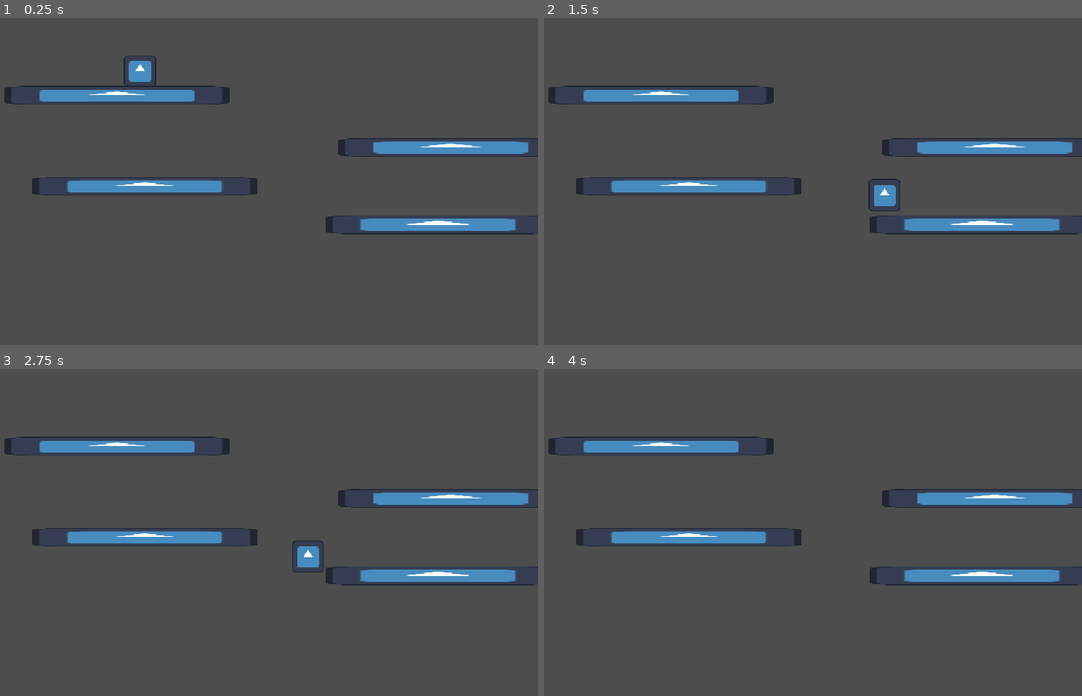
Above: before the commit, frames 1-4 (two rows, left to right).
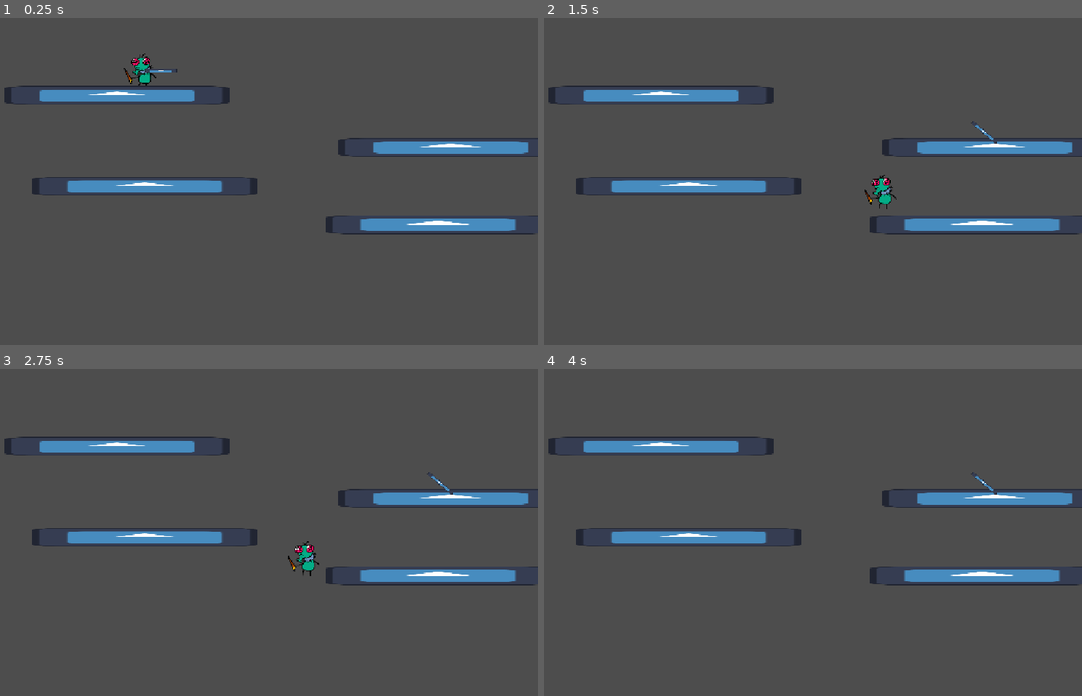
Above: after the commit, the same moments.

Repository: EthanGrane/Jamopithecus
Game: Godot game, scene res://GAME/Player/TEST.tscn
Two runs of this game, one before a commit and one after it. Both use one fixed random seed, a clock stepped at 60 frames per second and the inputs below. The engine's default icon, where the game draws it, is replaced by a stand-in: a white triangle on a blue panel in a dark square.
Inputs:
- Up to frame 1 (0.25 s): no input
- Up to frame 2 (1.5 s): hold D (Right) from 0.53 s (still down); tap Space (Lanzar, bound only after the commit) at 0.6, 1.35 s; tap W (Salto) at 0.77 s
- Up to frame 3 (2.75 s): tap W (Salto) at 1.52 s; release D (Right) at 2.03 s; hold A (Left) from 2.03 s (still down); tap Space (Lanzar, bound only after the commit) at 2.1 s
- Up to frame 4 (4 s): release A (Left) at 2.78 s; hold D (Right) from 2.78 s (still down); tap Space (Lanzar, bound only after the commit) at 2.85, 3.6 s; tap W (Salto) at 3.02, 3.77 s

The runs differ from the first frame. In frame 1, 0.4% of the frame differs, in the area x 22-33%, y 10-21%; in frame 2, 0.5%, in the area x 59-85%, y 31-60%; in frame 3, 0.4%; in frame 4, less than 0.1%.

Commit message:
Player Attack

Diff:
--- a/GAME/Player/Player.tscn
+++ b/GAME/Player/Player.tscn
@@ -1,7 +1,9 @@
 [gd_scene format=3 uid="uid://k005808lh4vg"]
 
-[ext_resource type="Texture2D" uid="uid://rria5cuqhsaq" path="res://icon.svg" id="1_0o37q"]
 [ext_resource type="Script" uid="uid://clp3qxlac6cg6" path="res://GAME/Player/Player_movement.gd" id="1_28m6o"]
+[ext_resource type="Texture2D" uid="uid://cbkux2c0mgdas" path="res://GAME/Player/PayerSprite.png" id="2_1vd7g"]
+[ext_resource type="Script" uid="uid://brt4tbjrd43wy" path="res://GAME/Player/PlayerAttack/player_throw_attack.gd" id="3_throw"]
+[ext_resource type="PackedScene" uid="uid://dkp3ldn8c3h6x" path="res://GAME/Player/PlayerAttack/spear.tscn" id="4_spear"]
 
 [sub_resource type="CircleShape2D" id="CircleShape2D_5sv2w"]
 radius = 32.140316
@@ -28,8 +30,8 @@
 
 [node name="Sprite2D" type="Sprite2D" parent="." unique_id=1369329033]
 position = Vector2(-1.0000038, 3.8146973e-06)
-scale = Vector2(0.4921875, 0.4921875)
-texture = ExtResource("1_0o37q")
+scale = Vector2(0.25, 0.25)
+texture = ExtResource("2_1vd7g")
 
 [node name="CollisionShape2D" type="CollisionShape2D" parent="." unique_id=1690552972]
 shape = SubResource("CircleShape2D_5sv2w")
@@ -40,4 +42,9 @@
 [node name="CollisionShape2D" type="CollisionShape2D" parent="Area2D" unique_id=1076696802]
 shape = SubResource("CircleShape2D_spnxy")
 
+[node name="PlayerThrowAttack" type="Node2D" parent="." unique_id=632036318]
+position = Vector2(40, 0)
+script = ExtResource("3_throw")
+spear_scene = ExtResource("4_spear")
+
 [connection signal="area_entered" from="Area2D" to="." method="_on_area_2d_area_entered"]
--- /dev/null
+++ b/GAME/Player/PlayerAttack/player_attack_scene.tscn
@@ -0,0 +1,92 @@
+[gd_scene format=3 uid="uid://c5xpn8xpfnf04"]
+
+[ext_resource type="PackedScene" uid="uid://k005808lh4vg" path="res://GAME/Player/Player.tscn" id="1_f601p"]
+[ext_resource type="PackedScene" uid="uid://duwptbg5jvvch" path="res://GAME/HealthSystem/health_component.tscn" id="2_g8y50"]
+[ext_resource type="Texture2D" uid="uid://rria5cuqhsaq" path="res://icon.svg" id="2_ukath"]
+
+[sub_resource type="Gradient" id="Gradient_wx5cp"]
+offsets = PackedFloat32Array(0.39628482)
+colors = PackedColorArray(1, 1, 1, 1)
+
+[sub_resource type="GradientTexture2D" id="GradientTexture2D_03g7r"]
+gradient = SubResource("Gradient_wx5cp")
+
+[sub_resource type="RectangleShape2D" id="RectangleShape2D_iiklh"]
+
+[sub_resource type="CapsuleShape2D" id="CapsuleShape2D_iiklh"]
+radius = 21.0
+height = 70.0
+
+[node name="PlayerAttackScene" type="Node2D" unique_id=319089502]
+
+[node name="_Env" type="Node2D" parent="." unique_id=2105779809]
+
+[node name="StaticBody2D" type="StaticBody2D" parent="_Env" unique_id=842196241]
+position = Vector2(681, 597)
+scale = Vector2(1504.7404, 12.876906)
+
+[node name="Sprite2D" type="Sprite2D" parent="_Env/StaticBody2D" unique_id=405906158]
+position = Vector2(-9.536743e-07, -9.536743e-07)
+scale = Vector2(0.31249997, 0.31249997)
+texture = SubResource("GradientTexture2D_03g7r")
+
+[node name="CollisionShape2D" type="CollisionShape2D" parent="_Env/StaticBody2D" unique_id=1971886650]
+shape = SubResource("RectangleShape2D_iiklh")
+
+[node name="StaticBody2D2" type="StaticBody2D" parent="_Env" unique_id=1853217093]
+position = Vector2(445, 349)
+scale = Vector2(5, 2)
+
+[node name="Sprite2D" type="Sprite2D" parent="_Env/StaticBody2D2" unique_id=937926905]
+position = Vector2(-9.536743e-07, -9.536743e-07)
+scale = Vector2(0.31249997, 0.31249997)
+texture = SubResource("GradientTexture2D_03g7r")
+
+[node name="CollisionShape2D" type="CollisionShape2D" parent="_Env/StaticBody2D2" unique_id=1308559408]
+shape = SubResource("RectangleShape2D_iiklh")
+
+[node name="StaticBody2D3" type="StaticBody2D" parent="_Env" unique_id=344096002]
+position = Vector2(1030, 349)
+scale = Vector2(5, 2)
+
+[node name="Sprite2D" type="Sprite2D" parent="_Env/StaticBody2D3" unique_id=1787267386]
+position = Vector2(-9.536743e-07, -9.536743e-07)
+scale = Vector2(0.31249997, 0.31249997)
+texture = SubResource("GradientTexture2D_03g7r")
+
+[node name="CollisionShape2D" type="CollisionShape2D" parent="_Env/StaticBody2D3" unique_id=1684194730]
+shape = SubResource("RectangleShape2D_iiklh")
+
+[node name="Player" parent="." unique_id=64322916 instance=ExtResource("1_f601p")]
+position = Vector2(76, 343)
+jump_height = 4.665
+jump_time_to_peak = 0.83
+jump_time_to_descent = 0.575
+
+[node name="Enemy" type="CharacterBody2D" parent="." unique_id=1463729196]
+position = Vector2(627, 429)
+
+[node name="Sprite2D" type="Sprite2D" parent="Enemy" unique_id=1105109136]
+position = Vector2(0, 2)
+scale = Vector2(0.32, 0.5599951)
+texture = ExtResource("2_ukath")
+
+[node name="HealthComponent" parent="Enemy" unique_id=654470910 instance=ExtResource("2_g8y50")]
+max_health = 1
+
+[node name="CollisionShape2D" type="CollisionShape2D" parent="Enemy" unique_id=599370331]
+shape = SubResource("CapsuleShape2D_iiklh")
+
+[node name="_SpearDropPoints" type="Node2D" parent="." unique_id=2061767067]
+
+[node name="Marker2D" type="Marker2D" parent="_SpearDropPoints" unique_id=2109243119 groups=["spear_points"]]
+position = Vector2(279, 449)
+
+[node name="Marker2D2" type="Marker2D" parent="_SpearDropPoints" unique_id=1315638120 groups=["spear_points"]]
+position = Vector2(1028, 306)
+
+[node name="Marker2D3" type="Marker2D" parent="_SpearDropPoints" unique_id=459146002 groups=["spear_points"]]
+position = Vector2(820, 447)
+
+[node name="Marker2D4" type="Marker2D" parent="_SpearDropPoints" unique_id=393164856 groups=["spear_points"]]
+position = Vector2(441, 306)
--- /dev/null
+++ b/GAME/Player/PlayerAttack/player_throw_attack.gd
@@ -0,0 +1,54 @@
+##
+##	Summary:
+##	Componente de ataque a distancia del jugador.
+##	Va como HIJO del Player, colocado donde quieres que se vea la lanza.
+##	Él solo crea la lanza al empezar la partida y la lanza al pulsar el botón.
+##
+
+extends Node2D
+class_name PlayerThrowAttack
+
+@export var spear_scene : PackedScene          # arrastra aquí spear.tscn
+@export var accion_lanzar : String = "Lanzar"  # nombre de la acción en el Input Map
+
+var lanza : Node2D = null
+var mirando : float = 1.0     # 1 = derecha, -1 = izquierda
+var offset_mano : float = 0.0 # a qué distancia del centro está la mano
+
+
+func _ready() -> void:
+	# Guardamos la posición original de la mano para poder voltearla
+	offset_mano = absf(position.x)
+
+	if spear_scene == null:
+		push_error("PlayerThrowAttack: falta asignar spear_scene en el Inspector")
+		return
+
+	# Creamos la lanza y le decimos quién es su mano
+	lanza = spear_scene.instantiate()
+	add_child(lanza)
+	lanza.top_level = true            # importante: así NO se mueve con el jugador
+	lanza.global_position = global_position
+	lanza.mano = self
+
+
+func _physics_process(_delta: float) -> void:
+	actualizar_direccion()
+
+	# La mano se coloca delante del jugador según hacia dónde mire
+	position.x = offset_mano * mirando
+
+	if Input.is_action_just_pressed(accion_lanzar) and puede_lanzar():
+		lanza.lanzar(Vector2(mirando, 0))
+
+
+# Mira hacia dónde se está moviendo el cuerpo del jugador
+func actualizar_direccion() -> void:
+	var cuerpo = get_parent()
+	if cuerpo is CharacterBody2D and not is_zero_approx(cuerpo.velocity.x):
+		mirando = signf(cuerpo.velocity.x)
+
+
+# Solo se puede lanzar si la lanza está en la mano
+func puede_lanzar() -> bool:
+	return lanza != null and lanza.estado == lanza.Estado.EN_MANO
--- /dev/null
+++ b/GAME/Player/PlayerAttack/spear.gd
@@ -0,0 +1,193 @@
+extends Area2D
+
+# Los estados posibles de la lanza.
+# Un enum es una lista de nombres que Godot convierte en números por dentro,
+# así no hay riesgo de escribir mal un texto y que falle en silencio.
+enum Estado {
+	EN_MANO,   # pegada a la mano del jugador
+	VOLANDO,   # lanzada, haciendo su parábola
+	CLAVADA,   # clavada en un enemigo
+	SALIENDO,  # volando hacia el punto aleatorio (lo hace el Tween)
+	EN_SUELO,  # clavada en el suelo, esperando a que la recojan
+}
+
+@export_group("Lanzamiento")
+@export var velocidad_lanzamiento : float = 700.0
+@export var impulso_hacia_arriba : float = 300.0  # sale un poco hacia arriba
+@export var gravedad_al_lanzar : float = 1600.0   # cuánto se curva la trayectoria
+
+@export_group("Golpe")
+@export var tiempo_que_se_queda_clavada : float = 0.3
+@export var dano : int = 1
+
+@export_group("Recoger")
+@export var distancia_para_recoger : float = 40.0
+@export var distancia_minima_del_punto : float = 250.0
+
+@export_group("Salir volando")
+@export var duracion_del_arco : float = 0.7
+@export var altura_del_arco : float = 200.0
+@export var vueltas : float = 1.0            # cuántas vueltas da en el aire
+@export var duracion_colocarse : float = 0.2 # el "se coloca" del final
+
+# El PlayerThrowAttack se asigna solo aquí al crear la lanza
+var mano : Node2D = null
+
+var estado : Estado = Estado.EN_MANO
+var velocidad : Vector2 = Vector2.ZERO
+var enemigo_clavado : Node2D = null
+var contador_clavada : float = 0.0
+
+# Puntos del arco por el que vuela al salir despedida
+var punto_inicio : Vector2 = Vector2.ZERO
+var punto_final : Vector2 = Vector2.ZERO
+var tween_vuelo : Tween = null
+
+
+func _physics_process(delta: float) -> void:
+	# Sin mano no hay nada que hacer (la crea el PlayerThrowAttack)
+	if mano == null:
+		return
+
+	# match es como un if/elif pero más limpio con enums
+	match estado:
+
+		Estado.EN_MANO:
+			# La lanza se pega a la mano del jugador
+			global_position = mano.global_position
+			rotation = 0.0 if mano.mirando > 0 else PI
+
+		Estado.VOLANDO:
+			# La gravedad la va curvando hacia abajo
+			velocidad.y += gravedad_al_lanzar * delta
+			global_position += velocidad * delta
+			# La punta siempre mira hacia donde va, así entra de punta al caer
+			rotation = velocidad.angle()
+
+		Estado.CLAVADA:
+			# Se queda pegada al enemigo un momento
+			if enemigo_clavado != null and is_instance_valid(enemigo_clavado):
+				global_position = enemigo_clavado.global_position
+			contador_clavada -= delta
+			if contador_clavada <= 0:
+				salir_volando()
+
+		Estado.SALIENDO:
+			pass  # de esto se encarga el Tween
+
+		Estado.EN_SUELO:
+			# Si el jugador se acerca lo suficiente, la recoge
+			if global_position.distance_to(mano.global_position) < distancia_para_recoger:
+				estado = Estado.EN_MANO
+
+
+# El PlayerThrowAttack llama a esta función al pulsar el botón
+func lanzar(direccion: Vector2) -> void:
+	velocidad = direccion.normalized() * velocidad_lanzamiento
+	velocidad.y -= impulso_hacia_arriba   # en Godot, -y es hacia arriba
+	rotation = velocidad.angle()
+	estado = Estado.VOLANDO
+
+
+# Se ejecuta cuando la lanza toca algo (señal body_entered)
+func _on_body_entered(body: Node2D) -> void:
+	# Solo nos importa si está volando
+	if estado != Estado.VOLANDO:
+		return
+
+	# Nunca clavarse en el propio jugador
+	if mano != null and body == mano.get_parent():
+		return
+
+	# "Es un enemigo" = tiene un HealthComponent, igual que en tu HitboxComponent
+	var health_component = body.get_node_or_null("HealthComponent")
+
+	if health_component:
+		health_component.take_damage(dano)
+		enemigo_clavado = body
+		contador_clavada = tiempo_que_se_queda_clavada
+		estado = Estado.CLAVADA
+	else:
+		# Ha chocado con una pared o el suelo: se queda clavada
+		# en el ángulo con el que llegó, como una lanza de verdad
+		velocidad = Vector2.ZERO
+		estado = Estado.EN_SUELO
+
+
+# ---------------------------------------------------------------
+#  Salir volando hacia el punto aleatorio (con Tween)
+# ---------------------------------------------------------------
+
+func salir_volando() -> void:
+	enemigo_clavado = null
+	punto_inicio = global_position
+	punto_final = elegir_punto_aleatorio()
+	estado = Estado.SALIENDO
+
+	# Dejamos la rotación entre 0 y una vuelta, así el giro
+	# siempre dura lo mismo salgas del ángulo que salgas
+	rotation = fposmod(rotation, TAU)   # TAU = una vuelta entera = 2 * PI
+
+	var rotacion_girando = rotation + TAU * vueltas  # las vueltas en el aire
+	var rotacion_final = TAU * (vueltas + 1.0)       # múltiplo de vuelta = queda recta
+
+	# Si había un Tween a medias lo cancelamos
+	if tween_vuelo != null and tween_vuelo.is_valid():
+		tween_vuelo.kill()
+
+	tween_vuelo = create_tween()
+
+	# 1) El Tween mueve un número de 0 a 1 y nosotros calculamos la curva
+	tween_vuelo.tween_method(_mover_por_el_arco, 0.0, 1.0, duracion_del_arco)
+
+	# 2) parallel() = esto pasa A LA VEZ que lo de arriba: da la vuelta en el aire
+	tween_vuelo.parallel().tween_property(self, "rotation", rotacion_girando, duracion_del_arco)\
+		.set_trans(Tween.TRANS_SINE).set_ease(Tween.EASE_OUT)
+
+	# 3) Al llegar al suelo se coloca recta con un pequeño rebote
+	tween_vuelo.tween_property(self, "rotation", rotacion_final, duracion_colocarse)\
+		.set_trans(Tween.TRANS_BACK).set_ease(Tween.EASE_OUT)
+
+	# 4) Y cuando termina todo, cambiamos de estado
+	tween_vuelo.tween_callback(_al_aterrizar)
+
+
+# El Tween llama a esta función con t de 0 a 1
+func _mover_por_el_arco(t: float) -> void:
+	# Punto de en medio, elevado, para que haga curva hacia arriba
+	var medio = (punto_inicio + punto_final) / 2
+	medio.y -= altura_del_arco
+
+	# Curva suave entre los tres puntos
+	var a = punto_inicio.lerp(medio, t)
+	var b = medio.lerp(punto_final, t)
+	global_position = a.lerp(b, t)
+
+
+func _al_aterrizar() -> void:
+	rotation = 0.0
+	estado = Estado.EN_SUELO
+
+
+func elegir_punto_aleatorio() -> Vector2:
+	var puntos = get_tree().get_nodes_in_group("spear_points")
+
+	# Si no hay ningún punto colocado en el nivel, se queda donde está
+	if puntos.size() == 0:
+		push_warning("No hay nodos en el grupo 'spear_points'")
+		return global_position
+
+	var buenos = []
+
+	# Nos quedamos solo con los puntos lejos del jugador,
+	# para obligarle a moverse
+	for p in puntos:
+		if p.global_position.distance_to(mano.global_position) > distancia_minima_del_punto:
+			buenos.append(p)
+
+	# Si ninguno está lejos, valen todos
+	if buenos.size() == 0:
+		buenos = puntos
+
+	var elegido = buenos[randi() % buenos.size()]
+	return elegido.global_position
--- /dev/null
+++ b/GAME/Player/PlayerAttack/spear.tscn
@@ -0,0 +1,21 @@
+[gd_scene format=3 uid="uid://dkp3ldn8c3h6x"]
+
+[ext_resource type="Script" uid="uid://2r3qbobueclh" path="res://GAME/Player/PlayerAttack/spear.gd" id="1_spear"]
+[ext_resource type="Texture2D" uid="uid://rria5cuqhsaq" path="res://icon.svg" id="2_icon"]
+
+[sub_resource type="CircleShape2D" id="CircleShape2D_spear"]
+radius = 6.0
+
+[node name="Spear" type="Area2D" unique_id=748100319]
+script = ExtResource("1_spear")
+gravedad_al_lanzar = 1200.0
+
+[node name="Sprite2D" type="Sprite2D" parent="." unique_id=1586144245]
+scale = Vector2(0.5, 0.05)
+texture = ExtResource("2_icon")
+
+[node name="CollisionShape2D" type="CollisionShape2D" parent="." unique_id=366523819]
+position = Vector2(28, 0)
+shape = SubResource("CircleShape2D_spear")
+
+[connection signal="body_entered" from="." to="." method="_on_body_entered"]
--- /dev/null
+++ b/GAME/Player/PlayerAttack/test_enemy.gd
@@ -0,0 +1,10 @@
+extends Node2D
+
+@export var health_component : HealthComponent
+
+# Called when the node enters the scene tree for the first time.
+func _ready() -> void:
+	health_component.on_health_changed.connect(onTakeDamage)
+
+func onTakeDamage():
+	print("Hit")
--- /dev/null
+++ b/Player.tscn
@@ -0,0 +1,3 @@
+[gd_scene format=3 uid="uid://c0381odab2cxo"]
+
+[node name="Node2D" type="Node2D" unique_id=1112344319]
--- a/PlayerAttack/player_attack_scene.tscn
+++ /dev/null
@@ -1,34 +0,0 @@
-[gd_scene format=3 uid="uid://c5xpn8xpfnf04"]
-
-[ext_resource type="PackedScene" uid="uid://k005808lh4vg" path="res://GAME/Player/Player.tscn" id="1_f601p"]
-
-[sub_resource type="Gradient" id="Gradient_wx5cp"]
-offsets = PackedFloat32Array(0.39628482)
-colors = PackedColorArray(1, 1, 1, 1)
-
-[sub_resource type="GradientTexture2D" id="GradientTexture2D_03g7r"]
-gradient = SubResource("Gradient_wx5cp")
-
-[sub_resource type="RectangleShape2D" id="RectangleShape2D_iiklh"]
-
-[node name="PlayerAttackScene" type="Node2D" unique_id=319089502]
-
-[node name="_Env" type="Node2D" parent="." unique_id=2105779809]
-
-[node name="StaticBody2D" type="StaticBody2D" parent="_Env" unique_id=842196241]
-position = Vector2(681, 597)
-scale = Vector2(1504.7404, 12.876906)
-
-[node name="Sprite2D" type="Sprite2D" parent="_Env/StaticBody2D" unique_id=405906158]
-position = Vector2(-9.536743e-07, -9.536743e-07)
-scale = Vector2(0.31249997, 0.31249997)
-texture = SubResource("GradientTexture2D_03g7r")
-
-[node name="CollisionShape2D" type="CollisionShape2D" parent="_Env/StaticBody2D" unique_id=1971886650]
-shape = SubResource("RectangleShape2D_iiklh")
-
-[node name="Player" parent="." unique_id=64322916 instance=ExtResource("1_f601p")]
-position = Vector2(76, 343)
-jump_height = 4.665
-jump_time_to_peak = 0.83
-jump_time_to_descent = 0.575
--- a/project.godot
+++ b/project.godot
@@ -20,12 +20,15 @@
 window/stretch/mode="canvas_items"
 window/stretch/aspect="expand"
 
+[global_group]
+
+spear_points=""
+
 [input]
 
 Salto={
 "deadzone": 0.2,
-"events": [Object(InputEventKey,"resource_local_to_scene":fa …(140 unchanged characters)… d":false,"keycode":0,"physical_keycode":32,"key_label":0,"unicode":32,"location":0,"echo":false,"script":null)
-, Object(InputEventKey,"resource_local_to_scene":false,"resource_name":"","device":-1,"window_id":0,"alt_pressed":false,"shift_pressed":false,"ctrl_pressed":false,"meta_pressed":false,"pressed":false,"keycode":0,"physical_keycode":87,"key_label":0,"unicode":119,"location":0,"echo":false,"script":null)
+"events": [Object(InputEventKey,"resource_local_to_scene":fa …(140 unchanged characters)… d":false,"keycode":0,"physical_keycode":87,"key_label":0,"unicode":119,"location":0,"echo":false,"script":null)
 , Object(InputEventKey,"resource_local_to_scene":false,"resource_name":"","device":-1,"window_id":0,"alt_pressed":false …(186 unchanged characters)…
 ]
 }
@@ -41,6 +44,11 @@
 , Object(InputEventKey,"resource_local_to_scene":false,"resource_name":"","device":-1,"window_id":0,"alt_pressed":false …(186 unchanged characters)…
 ]
 }
+Lanzar={
+"deadzone": 0.2,
+"events": [Object(InputEventKey,"resource_local_to_scene":false,"resource_name":"","device":-1,"window_id":0,"alt_pressed":false,"shift_pressed":false,"ctrl_pressed":false,"meta_pressed":false,"pressed":false,"keycode":0,"physical_keycode":32,"key_label":0,"unicode":32,"location":0,"echo":false,"script":null)
+]
+}
 
 [physics]
 
Renamed: PayerSprite.png -> GAME/Player/PayerSprite.png
Renamed: PayerSprite.png.import -> GAME/Player/PayerSprite.png.import
Not shown, added: GAME/Player/PlayerAttack/player_throw_attack.gd.uid
Not shown, added: GAME/Player/PlayerAttack/spear.gd.uid
Not shown, added: GAME/Player/PlayerAttack/test_enemy.gd.uid
